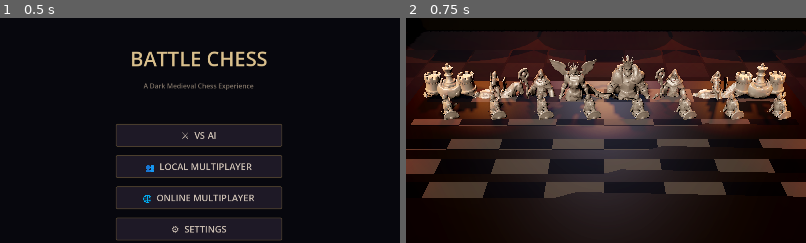
Above: before the commit, frames 1-2 (left to right).
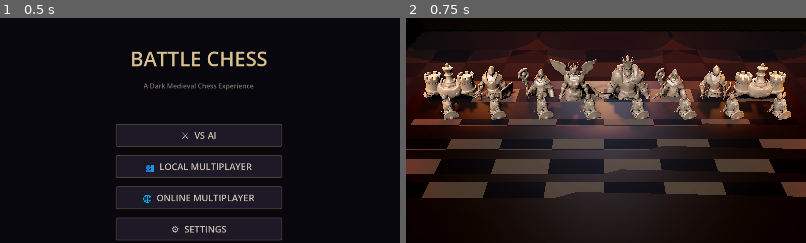
Above: after the commit, the same moments.

Repository: jmmcclure/battlechess
Game: Godot game, scene res://scenes/main.tscn
The game is run twice, just before and just after one commit, with the same random seed, the same clock (stepped at 60 frames per second) and the same inputs.
Inputs:
- Up to frame 1 (0.5 s): no input
- Up to frame 2 (0.75 s): click "⚔ VS AI" at 0.5 s
The pictures show only the part of the screen within x 25-75%, y 19-69%; the shares and areas given below are measured in that part.

Frame 1 is identical in both runs. In frame 2, 2.3% of the frame differs, in the area x 17-84%, y 20-46%.

Commit message:
Add 14 SFX, dismounted knight, audio system wiring
Audio (14 ElevenLabs-generated SFX):
- sword_clash, sword_draw, death_scream, battle_grunt, armor_fall
- blood_splatter, stone_step, stone_crumble, horse_neigh, magic_cast
- piece_place, ui_click, victory_fanfare, dungeon_ambience

AudioManager overhaul:
- 8-player SFX pool for overlapping sounds (was single player)
- SFX path constants dictionary for easy access
- Event-driven: auto-plays sounds on battle_started, battle_finished,
  piece_moved, checkmate, game_started
- play_sfx_by_name() helper method

Battle audio:
- Type-specific SFX per attacker (stone for rook, magic for bishop)
- Sword clash + death scream + blood splatter during kill sequence

Knight model: regenerated as dismounted warrior (no horse)

Co-authored-by: Copilot <223556219+Copilot@users.noreply.github.com>

Diff:
--- a/scripts/autoloads/audio_manager.gd
+++ b/scripts/autoloads/audio_manager.gd
@@ -1,28 +1,55 @@
 extends Node
 ## Manages all audio playback: music, SFX, and positional battle audio.
 
+# SFX path constants
+const SFX := {
+	"sword_clash": "res://assets/audio/sfx/sword_clash.mp3",
+	"sword_draw": "res://assets/audio/sfx/sword_draw.mp3",
+	"death_scream": "res://assets/audio/sfx/death_scream.mp3",
+	"battle_grunt": "res://assets/audio/sfx/battle_grunt.mp3",
+	"armor_fall": "res://assets/audio/sfx/armor_fall.mp3",
+	"blood_splatter": "res://assets/audio/sfx/blood_splatter.mp3",
+	"stone_step": "res://assets/audio/sfx/stone_step.mp3",
+	"stone_crumble": "res://assets/audio/sfx/stone_crumble.mp3",
+	"horse_neigh": "res://assets/audio/sfx/horse_neigh.mp3",
+	"magic_cast": "res://assets/audio/sfx/magic_cast.mp3",
+	"piece_place": "res://assets/audio/sfx/piece_place.mp3",
+	"ui_click": "res://assets/audio/sfx/ui_click.mp3",
+	"victory_fanfare": "res://assets/audio/sfx/victory_fanfare.mp3",
+	"dungeon_ambience": "res://assets/audio/sfx/dungeon_ambience.mp3",
+}
+
 @onready var music_player: AudioStreamPlayer = AudioStreamPlayer.new()
-@onready var sfx_player: AudioStreamPlayer = AudioStreamPlayer.new()
+var _sfx_pool: Array[AudioStreamPlayer] = []
+const SFX_POOL_SIZE: int = 8
 
 var music_volume: float = 0.8:
 	set(value):
 		music_volume = clampf(value, 0.0, 1.0)
 		music_player.volume_db = linear_to_db(music_volume)
 
-var sfx_volume: float = 1.0:
-	set(value):
-		sfx_volume = clampf(value, 0.0, 1.0)
-		sfx_player.volume_db = linear_to_db(sfx_volume)
+var sfx_volume: float = 1.0
 
 var _sfx_cache: Dictionary = {}
 
 
 func _ready() -> void:
 	add_child(music_player)
-	add_child(sfx_player)
-	music_player.bus = "Music"
-	sfx_player.bus = "SFX"
+	# Create pool of SFX players for overlapping sounds
+	for i in range(SFX_POOL_SIZE):
+		var player := AudioStreamPlayer.new()
+		player.volume_db = linear_to_db(sfx_volume)
+		add_child(player)
+		_sfx_pool.append(player)
+
 	EventBus.settings_changed.connect(_on_settings_changed)
+
+	# Connect game events for automatic audio
+	EventBus.battle_started.connect(_on_battle_started)
+	EventBus.battle_finished.connect(_on_battle_finished)
+	EventBus.piece_moved.connect(_on_piece_moved)
+	EventBus.checkmate_declared.connect(_on_checkmate)
+	EventBus.game_started.connect(_on_game_started)
 
 
 func play_music(stream: AudioStream, fade_in: float = 1.0) -> void:
@@ -38,6 +65,8 @@
 
 
 func stop_music(fade_out: float = 1.0) -> void:
+	if not music_player.playing:
+		return
 	var tween := create_tween()
 	tween.tween_property(music_player, "volume_db", -80.0, fade_out)
 	await tween.finished
@@ -45,23 +74,62 @@
 
 
 func play_sfx(path: String) -> void:
+	if not ResourceLoader.exists(path):
+		return
 	if not _sfx_cache.has(path):
 		_sfx_cache[path] = load(path)
-	sfx_player.stream = _sfx_cache[path]
-	sfx_player.play()
+	# Find a free player in the pool
+	for player in _sfx_pool:
+		if not player.playing:
+			player.stream = _sfx_cache[path]
+			player.volume_db = linear_to_db(sfx_volume)
+			player.play()
+			return
+	# All busy — use the first one (oldest sound)
+	_sfx_pool[0].stream = _sfx_cache[path]
+	_sfx_pool[0].volume_db = linear_to_db(sfx_volume)
+	_sfx_pool[0].play()
 
 
-func play_sfx_3d(path: String, position: Vector3) -> void:
+func play_sfx_by_name(sfx_name: String) -> void:
+	if SFX.has(sfx_name):
+		play_sfx(SFX[sfx_name])
+
+
+func play_sfx_3d(path: String, pos: Vector3) -> void:
+	if not ResourceLoader.exists(path):
+		return
 	if not _sfx_cache.has(path):
 		_sfx_cache[path] = load(path)
 	var player := AudioStreamPlayer3D.new()
 	add_child(player)
 	player.stream = _sfx_cache[path]
-	player.global_position = position
-	player.bus = "SFX"
+	player.position = pos
 	player.volume_db = linear_to_db(sfx_volume)
 	player.play()
 	player.finished.connect(player.queue_free)
+
+
+# --- Event-driven audio ---
+
+func _on_game_started(_mode: String) -> void:
+	play_sfx_by_name("dungeon_ambience")
+
+
+func _on_battle_started(_attacker: Node3D, _defender: Node3D) -> void:
+	play_sfx_by_name("sword_draw")
+
+
+func _on_battle_finished() -> void:
+	play_sfx_by_name("armor_fall")
+
+
+func _on_piece_moved(_piece: Node3D, _from: Vector2i, _to: Vector2i) -> void:
+	play_sfx_by_name("piece_place")
+
+
+func _on_checkmate(_loser: int) -> void:
+	play_sfx_by_name("victory_fanfare")
 
 
 func _on_settings_changed(key: String, value: Variant) -> void:
@@ -70,3 +138,5 @@
 			music_volume = value
 		"sfx_volume":
 			sfx_volume = value
+			for player in _sfx_pool:
+				player.volume_db = linear_to_db(sfx_volume)
--- a/scripts/battle/battle_manager.gd
+++ b/scripts/battle/battle_manager.gd
@@ -130,7 +130,15 @@
 	# Face each other
 	_face_opponent(current_attacker, current_defender)
 	_face_opponent(current_defender, current_attacker)
+	AudioManager.play_sfx_by_name("battle_grunt")
 	await get_tree().create_timer(0.3).timeout
+
+	# Play type-specific SFX
+	match attacker_type:
+		2: AudioManager.play_sfx_by_name("stone_step")      # Rook
+		3: AudioManager.play_sfx_by_name("sword_draw")       # Knight
+		4: AudioManager.play_sfx_by_name("magic_cast")       # Bishop
+		_: AudioManager.play_sfx_by_name("sword_draw")       # Pawn/Queen/King
 
 	# Play attack sequence based on matchup
 	match sequence_key:
@@ -176,9 +184,13 @@
 func _play_death_sequence() -> void:
 	if not is_instance_valid(current_defender) or not current_defender.is_inside_tree():
 		return
+	AudioManager.play_sfx_by_name("sword_clash")
 	current_defender.play_death()
 	_spawn_blood_effect(current_defender.position)
-	await get_tree().create_timer(1.5 / GameManager.animation_speed).timeout
+	AudioManager.play_sfx_by_name("death_scream")
+	await get_tree().create_timer(0.5 / GameManager.animation_speed).timeout
+	AudioManager.play_sfx_by_name("blood_splatter")
+	await get_tree().create_timer(1.0 / GameManager.animation_speed).timeout
 
 
 func _finish_battle_immediately() -> void:
Binary file changed: assets/models/pieces/knight.glb
Binary file added: assets/models/pieces/knight_mounted_old.glb
Binary file added: assets/references/knight_dismounted.png
Not shown, added: assets/references/knight_dismounted.png.import
Binary file added: assets/references/knight_front_v2.png
Not shown, added: assets/references/knight_front_v2.png.import
Not shown, added: assets/audio/sfx/armor_fall.mp3
Not shown, added: assets/audio/sfx/battle_grunt.mp3
Not shown, added: assets/audio/sfx/blood_splatter.mp3
Not shown, added: assets/audio/sfx/death_scream.mp3
Not shown, added: assets/audio/sfx/dungeon_ambience.mp3
Not shown, added: assets/audio/sfx/horse_neigh.mp3
(and 8 more such lines)
